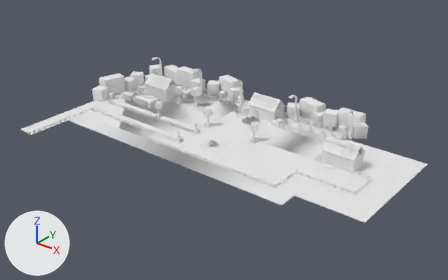
Two versions of the OBJ model tests/fixtures/models/hello_friend-environment-0n.obj, one commit apart.
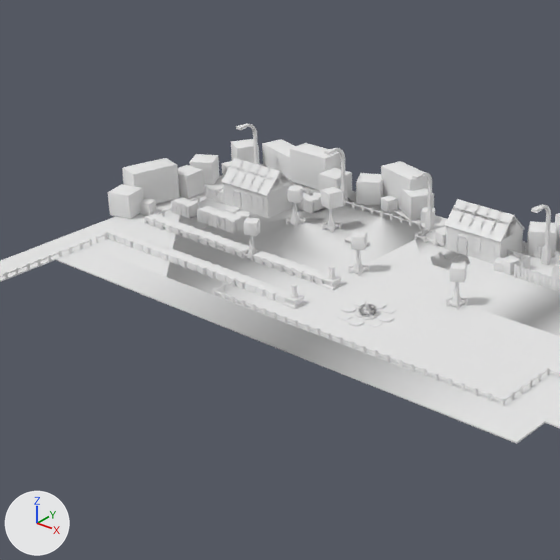
Each version appears first whole from a 50 mm lens placed at (78.6, -79.2, 41.4), pointed at (25.6, -12.9, 0.3), and next in a close-up on the part from 9% to 67% of the width and 0% to 93% of the height. Lighting does not change. The marker at lower left points along +X, +Y and +Z. Where no turn or scale is listed for an object, it has been applied to the vertices. Vertices at the same position are counted once.

Names of what the first close-up shows: 'hello_friend-environment-0n'.
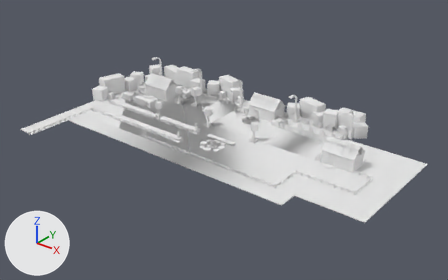
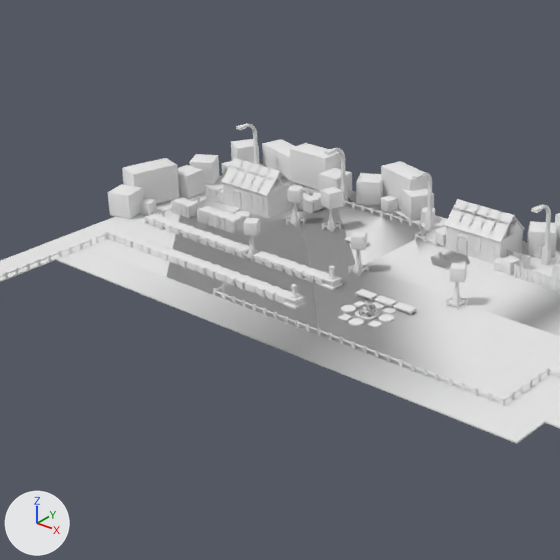
Changed parts and their boxes (x1, y1, x2, y2) in the close-ups (560 x 560 px):
part 1 of me_hello_friend_environment_0n, added
    after: (374, 296, 397, 308)
part 2 of me_hello_friend_environment_0n, added
    after: (355, 289, 378, 302)
part 3 of me_hello_friend_environment_0n, added
    after: (393, 302, 417, 316)
part 4 of me_hello_friend_environment_0n, cut back
    before: (167, 205, 560, 405)

Edits to the bpy script that builds the scene:
```text
Change me_hello_friend_environment_0n:
    used by ob_hello_friend_environment_0n; location = (0.0, 0.0, 0.0)
    remove me_hello_friend_environment_0n.from_pydata(...)  # 9775 vertices, 16545 faces; spans x -4.2..52.5, y -30.0..4.3, z -0.5..5.0
    add me_hello_friend_environment_0n.from_pydata(...)  # 9995 vertices, 17037 faces; spans x -4.2..52.5, y -30.0..4.3, z -0.5..5.0
    me_hello_friend_environment_0n part 1: a new loose piece of 76 vertices spanning x 24.2..25.8, y -13.4..-12.6, z 0.0..0.3, in mat_hello_friend_environment_0n (white #e7e7e7)
    me_hello_friend_environment_0n part 2: a new loose piece of 76 vertices spanning x 22.5..24.0, y -13.4..-12.6, z 0.0..0.3, in mat_hello_friend_environment_0n (white #e7e7e7)
    me_hello_friend_environment_0n part 3: a new loose piece of 76 vertices spanning x 26.0..27.5, y -13.4..-12.6, z 0.0..0.3, in mat_hello_friend_environment_0n (white #e7e7e7)
    me_hello_friend_environment_0n part 4: 3 vertices moved within x 15.6..17.4, y -6.2..-5.8, z 0.2; 8 vertices removed from x 19.5..29.5, y -19.5..-9.5, z -0.1..0.0
```
